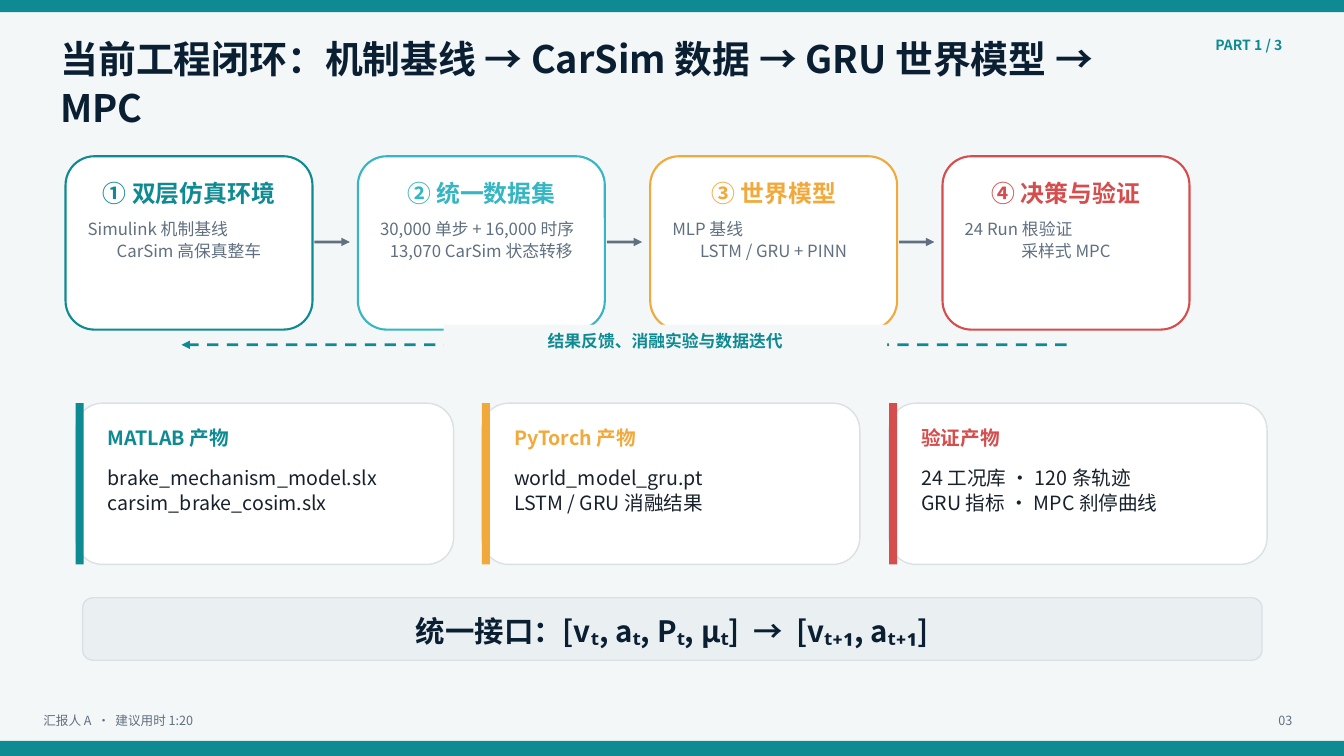
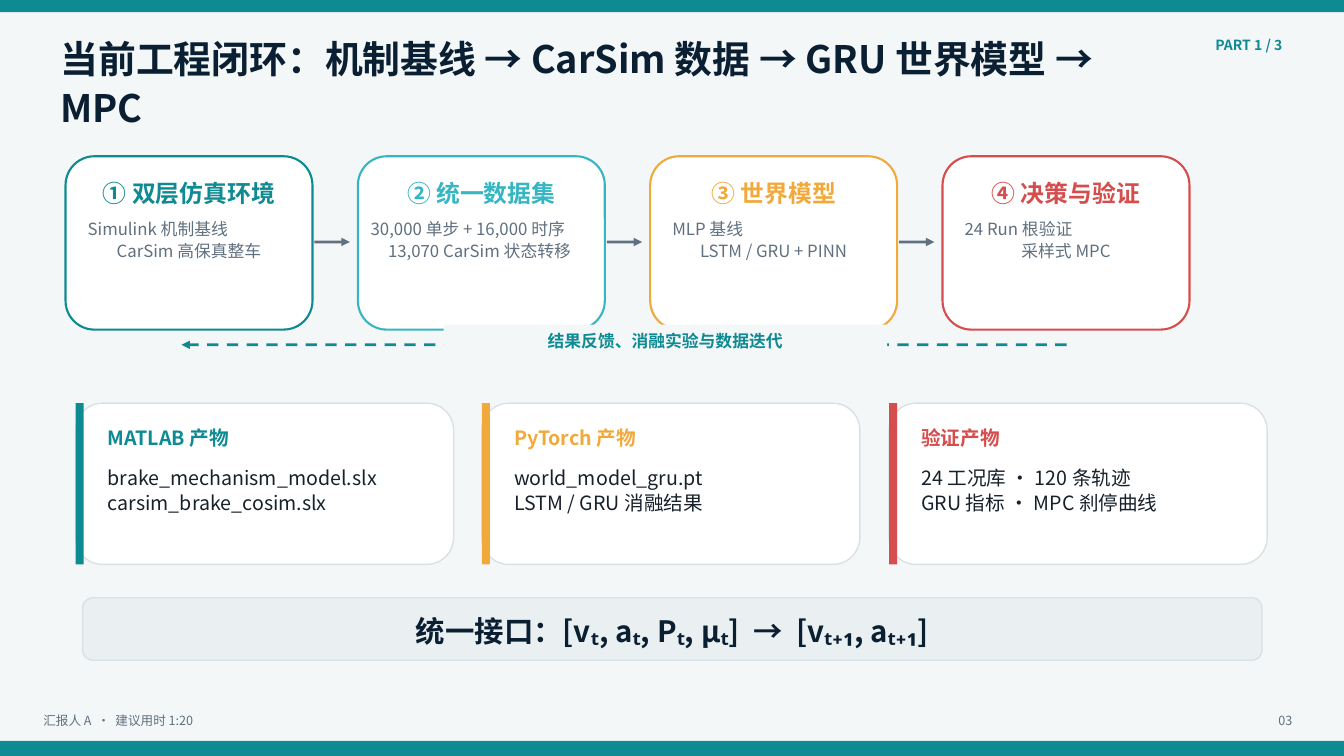
Before and after one commit to MrZang27/World-Model-in-Brake-System, a slide deck: slide 3 of docs/World_Model_Brake_System_15min_preview.pptx. Drawn at 1344x756 pixels with LibreOffice and Linux fonts; fonts in the diff are those of the drawing. Boxes give left, top, right and bottom in pixels: in the first picture for what was removed or moved away, otherwise in the second. Text is boxed around its words. In the diff, an @@ line names an element or a change of style, - is before the commit and + after.

```diff
--- a/docs/World_Model_Brake_System_15min_preview.pptx
+++ b/docs/World_Model_Brake_System_15min_preview.pptx
@@ text "30,000 单步 + 16,000 时序 ..." rewrapped from <box>380,221,575,260</box> to <box>371,221,571,260</box> @@
```
Also in this commit, not shown: 23 other files.
